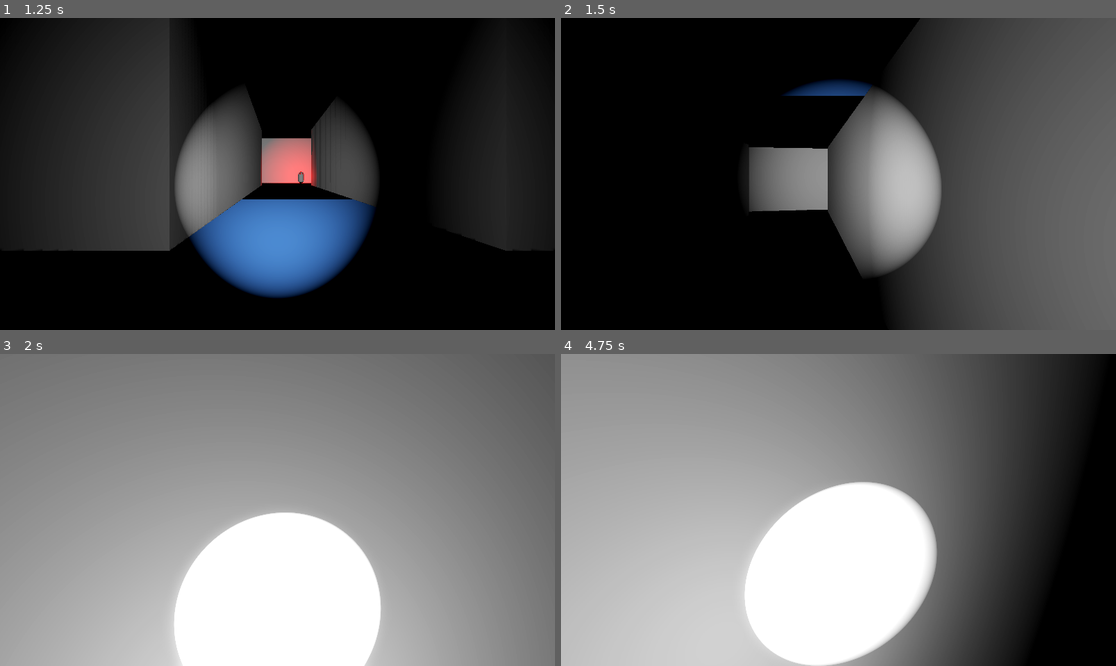
Above: before the commit, frames 1-4 (two rows, left to right).
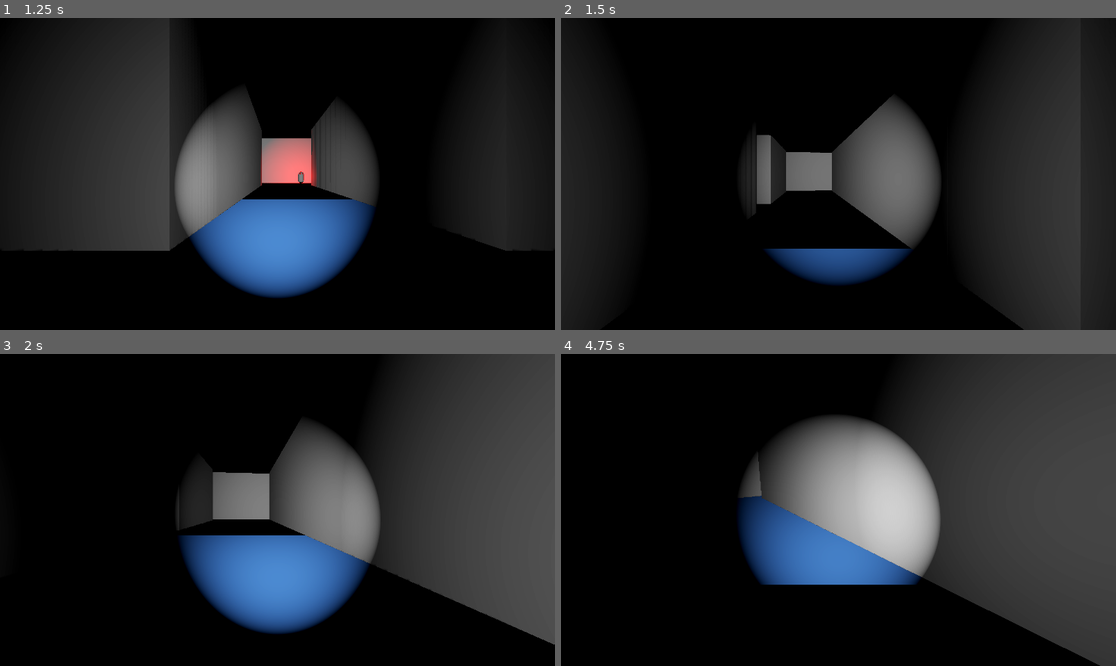
Above: after the commit, the same moments.

Repository: Covr2000/godot-horror-2025
Game: Godot game, scene res://scene_game/menu/manu.tscn
Same seed, same stepped clock (60 frames per second), same inputs: the game is played once before the commit and once after it.
Inputs (mouse positions are in pixels of both pictures, inside the frame that each line leads up to):
- Up to frame 1 (1.25 s): click "Начать игру" at 0.5 s
- Up to frame 2 (1.5 s): tap Enter (ui_accept) at 1.25 s; move the mouse to (866, 174) at 1.27 s; hold W (ui_up) from 1.28 s (still down); hold Shift (shift_run) from 1.28 s (still down)
- Up to frame 3 (2 s): keep holding W (ui_up); keep holding Shift (shift_run); tap Enter (ui_accept) at 1.52 s
- Up to frame 4 (4.75 s): keep holding W (ui_up); move the mouse to (810, 510) at 2.02 s; release Shift (shift_run) at 2.03 s; tap Shift (shift_run) at 2.1, 3.6 s; tap Enter (ui_accept) at 2.27, 3.77, 4.25, 4.52 s; move the mouse to (849, 503) at 2.77 s; hold Shift (shift_run) 2.78-3.53 s; move the mouse to (832, 516) at 3.52 s; move the mouse to (877, 513) at 4.27 s; hold Shift (shift_run) from 4.28 s (still down)

Frame 1 is identical in both runs. In frame 2, 55% of the frame differs, in the area x 0-100%, y 0-100%; in frame 3, 99%; in frame 4, 88%.

Commit message:
регуляция и плавное ускорение бега ходьбы

Diff:
--- a/game/mechanics_script/сharacters/player/character_body_3d.gd
+++ b/game/mechanics_script/сharacters/player/character_body_3d.gd
@@ -1,7 +1,8 @@
 extends CharacterBody3D
 
-var SPEED = 50.0
-const JUMP_VELOCITY = 20.5
+var SPEED = 12.0
+var BOOST = 15.0
+const JUMP_VELOCITY = 15.0
 
 
 func _ready():
@@ -42,9 +43,10 @@
 		velocity += get_gravity() / 10
 
 	if Input.is_action_pressed("shift_run"):
-		SPEED = 100.0
+		if SPEED <= BOOST:
+			SPEED += 1
 	else:
-		SPEED = 50.0
+		SPEED = 5.0
 
 
 
--- a/game/project.godot
+++ b/game/project.godot
@@ -1,3 +1,11 @@
+; Engine configuration file.
+; It's best edited using the editor UI and not directly,
+; since the parameters that go here are not all obvious.
+;
+; Format:
+;   [section] ; section goes between []
+;   param=value ; assign values to parameters
+
 config_version=5
 
 [application]
